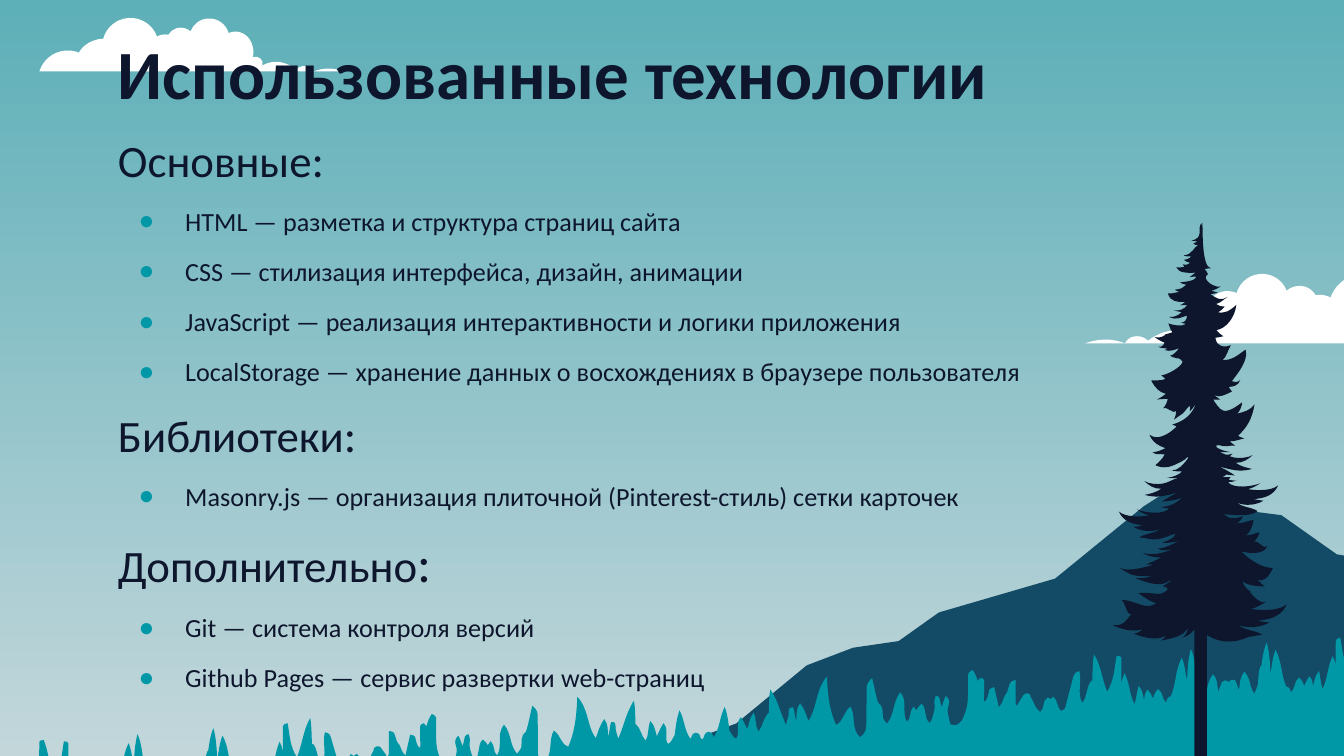
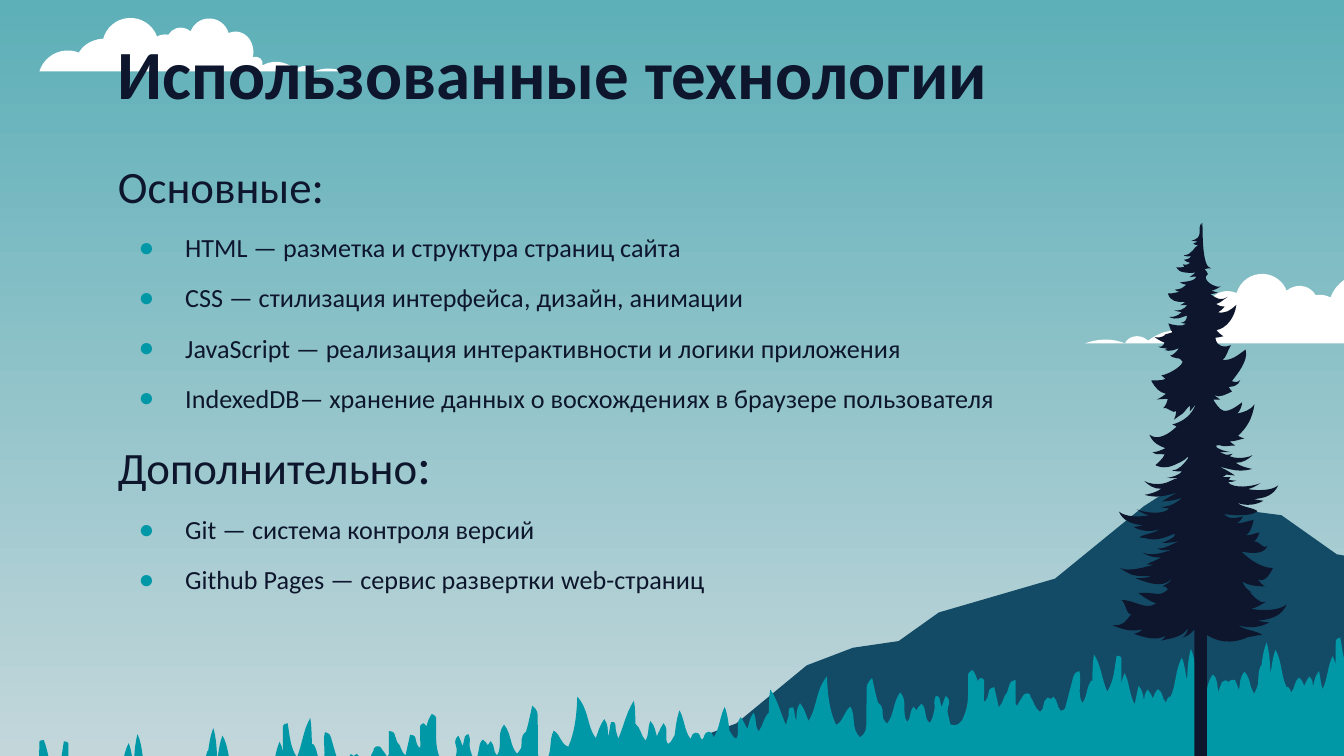
Before and after one commit to pepukcoder/peakish, a slide deck: slide 4 of report/Презентация_диплом_ООП_Апанасенко_Владислав_ПКС-2-23.pptx. Drawn at 1344x756 pixels with LibreOffice and Linux fonts; fonts in the diff are those of the drawing. Boxes give left, top, right and bottom in pixels: in the first picture for what was removed or moved away, otherwise in the second. Text is boxed around its words. In the diff, an @@ line names an element or a change of style, - is before the commit and + after.

```diff
--- a/report/Презентация_диплом_ООП_Апанасенко_Владислав_ПКС-2-23.pptx
+++ b/report/Презентация_диплом_ООП_Апанасенко_Владислав_ПКС-2-23.pptx
@@ text "Основные:": place and size @@
-text "Основные:" at [118,148,1020,692]
+text "Основные:" at [118,174,994,594]
@@ text at [185,390,994,413]: text changed @@
-● LocalStorage — хранение данных о восхождениях в браузере пользователя
-Библиотеки:
-● Masonry.js — организация плиточной (Pinterest-стиль) сетки карточек
+● IndexedDB— хранение данных о восхождениях в браузере пользователя
```
Also in this commit, not shown: 5 other slides changed, 1 slide added, 2 other files.
